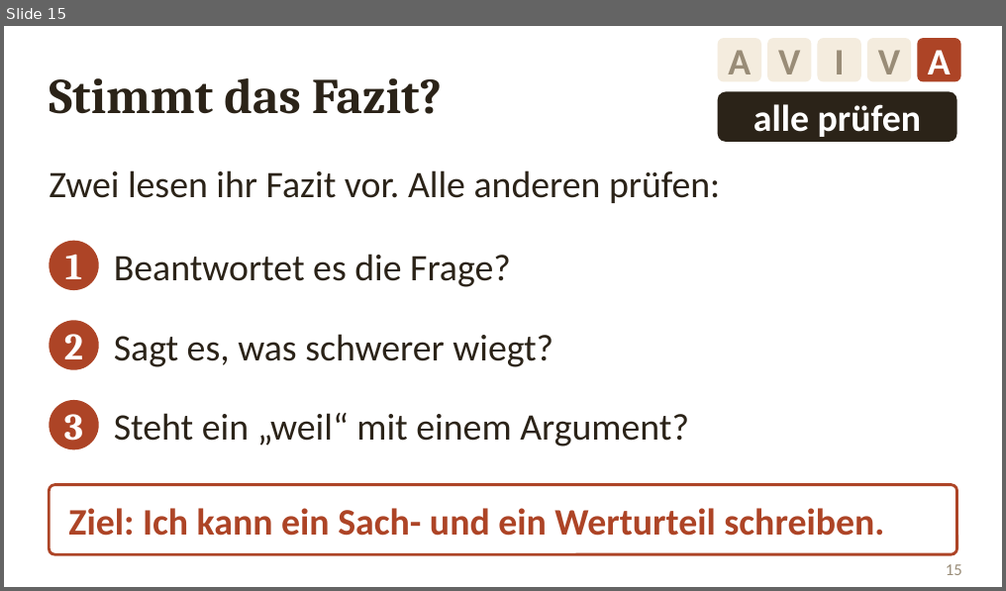
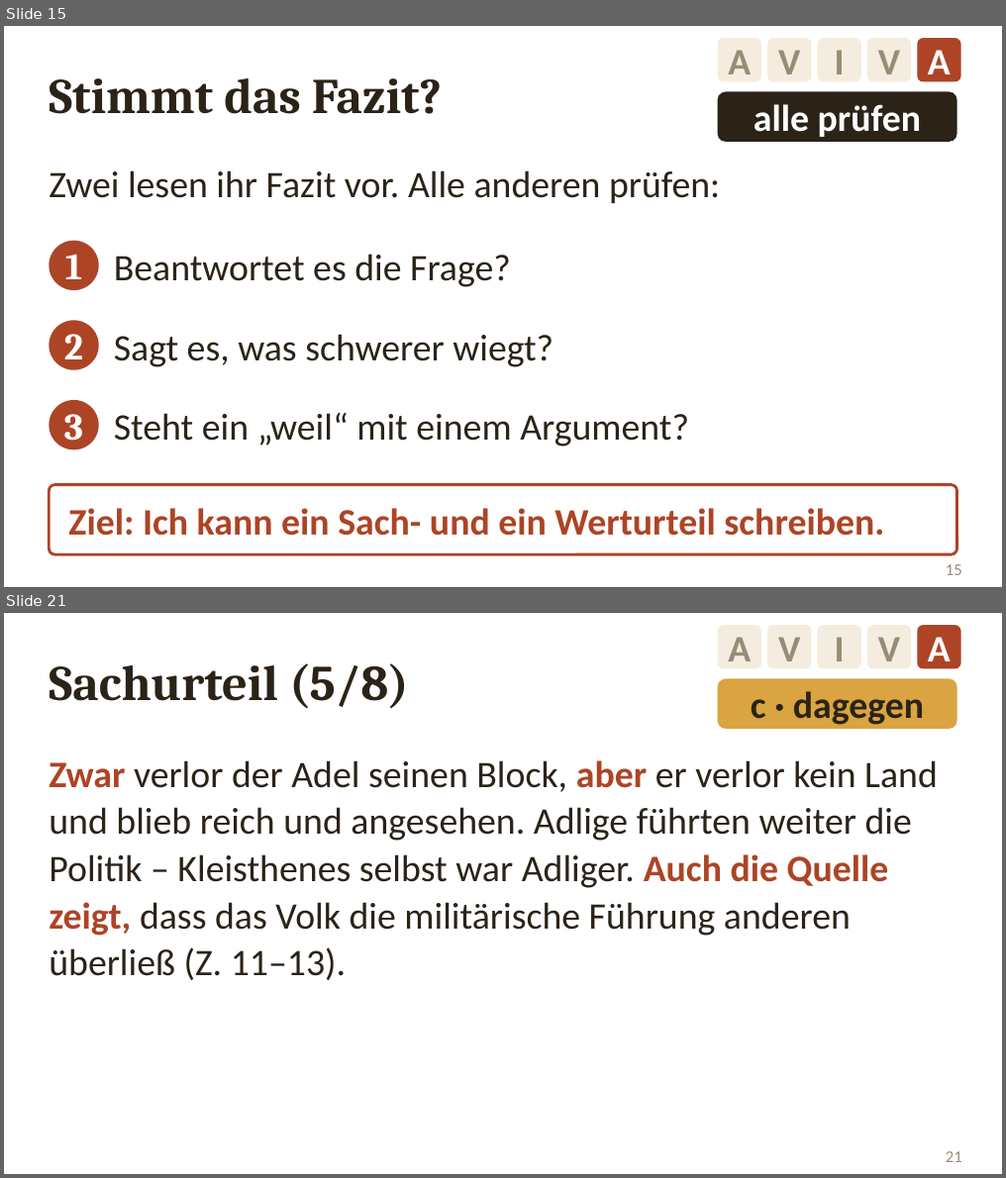
Before and after one commit to golzkonstantin-gif/Schule, a slide deck: Geschichte_11/Probeklausur_PseudoXenophon/Folien_Urteil_Kleisthenes.pptx. Shown one above the other, each under a label of ours: slide 15 before the commit, slides 15 and 21 after it; the slides between them are not shown. The pictures are 1006x591 and 1006x1178 pixels, drawn with LibreOffice and Linux fonts; fonts in the diff are those of the drawing. Boxes give left, top, right and bottom in pixels: in the first picture for what was removed or moved away, otherwise in the second. Text is boxed around its words. In the diff, an @@ line names an element or a change of style, - is before the commit and + after.

```diff
--- a/Geschichte_11/Probeklausur_PseudoXenophon/Folien_Urteil_Kleisthenes.pptx
+++ b/Geschichte_11/Probeklausur_PseudoXenophon/Folien_Urteil_Kleisthenes.pptx
@@ slide 21 added at bbox=[4, 613, 1002, 1174], background #FFFFFF @@
@@ rounded rectangle added at bbox=[718, 625, 761, 668], fill #F4ECDE, 27 pt, text #998C77, bold @@
+A
@@ rounded rectangle added at bbox=[767, 625, 811, 668], fill #F4ECDE, 27 pt, text #998C77, bold @@
+V
@@ rounded rectangle added at bbox=[818, 625, 861, 668], fill #F4ECDE, 27 pt, text #998C77, bold @@
+I
@@ rounded rectangle added at bbox=[867, 625, 911, 668], fill #F4ECDE, 27 pt, text #998C77, bold @@
+V
@@ rounded rectangle added at bbox=[917, 625, 961, 668], fill #AD4426, 27 pt, text #FFFFFF, bold @@
+A
@@ text added at bbox=[49, 663, 409, 708], 36 pt, text #2B2318, bold @@
+Sachurteil (5/8)
@@ rounded rectangle added at bbox=[718, 679, 957, 729], fill #D9A441, 27 pt, text #2B2318, bold @@
+c · dagegen
@@ text added at bbox=[49, 761, 938, 980], 27 pt, text #2B2318 @@
+Zwar verlor der Adel seinen Block, aber er verlor kein Land und blieb reich und angesehen. Adlige führten weiter die Politik – Kleisthenes selbst war Adliger. Auch die Quelle zeigt, dass das Volk die militärische Führung anderen überließ (Z. 11–13).
@@ page number added at bbox=[945, 1152, 962, 1162], 12 pt, text #998C77 @@
+21
```
Also in this commit, not shown: 2 slides changed, 6 other slides added, 3 other files.
